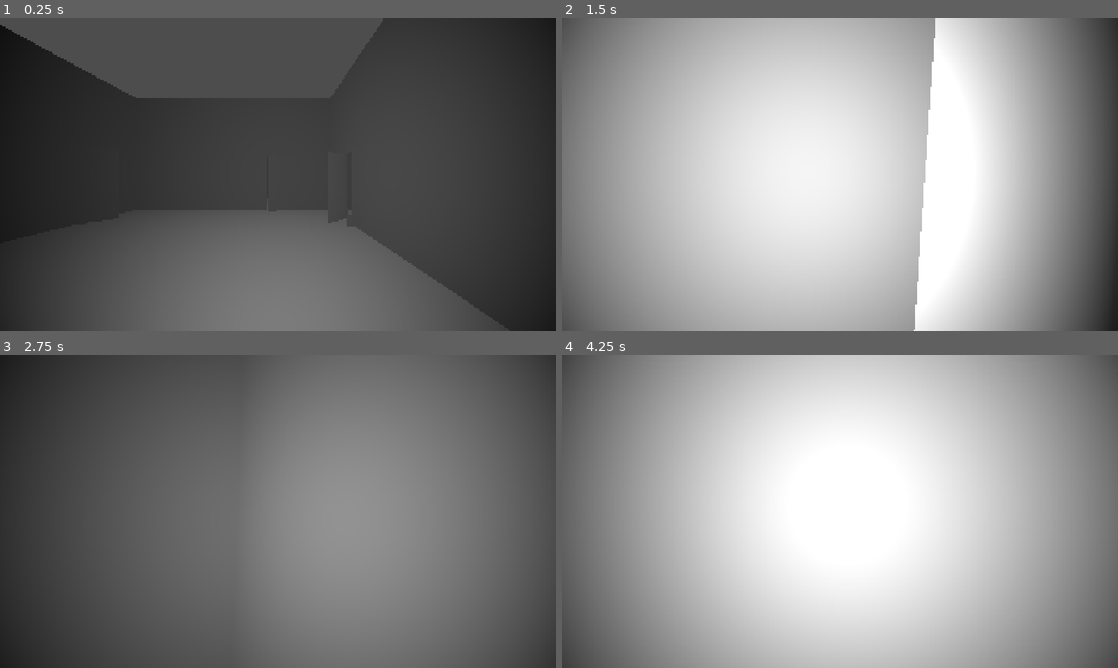
Above: before the commit, frames 1-4 (two rows, left to right).
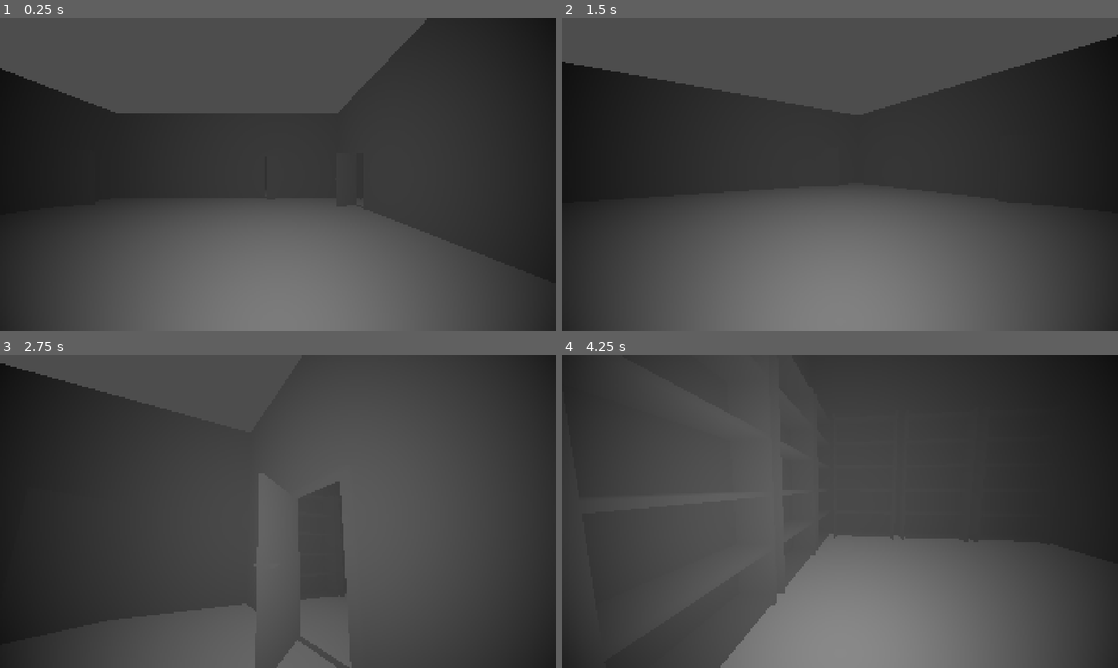
Above: after the commit, the same moments.

Repository: yuleedev/bandit-tails
Game: Godot game, scene res://Levels/main.tscn
Two runs of this game, one before a commit and one after it. Both use one fixed random seed, a clock stepped at 60 frames per second and the inputs below.
Inputs (mouse positions are in pixels of both pictures, inside the frame that each line leads up to):
- Up to frame 1 (0.25 s): no input
- Up to frame 2 (1.5 s): tap Enter at 0.5 s; move the mouse to (867, 174) at 0.52 s; hold W (up) from 0.53 s (still down); move the mouse to (812, 174) at 1.27 s
- Up to frame 3 (2.75 s): keep holding W (up); move the mouse to (289, 505) at 2.02 s
- Up to frame 4 (4.25 s): keep holding W (up); move the mouse to (834, 517) at 2.77 s; move the mouse to (878, 514) at 3.52 s

The runs differ from the first frame. In frame 1, 3.1% of the frame differs, in the area x 0-79%, y 0-85%; in frame 2, 97%; in frame 3, 74%; in frame 4, 100%, in the area x 0-100%, y 0-100%.

Commit message:
Update to use new map

Diff:
--- a/Levels/main.tscn
+++ b/Levels/main.tscn
@@ -10,7 +10,7 @@
 [node name="Main" type="Node3D"]
 
 [node name="Map" parent="." instance=ExtResource("1_oj8hd")]
-transform = Transform3D(0.6, 0, 0, 0, 0.6, 0, 0, 0, 0.6, 0, 0, 0)
+transform = Transform3D(0.4, 0, 0, 0, 0.4, 0, 0, 0, 0.4, 0, 0, 0)
 
 [node name="Player" type="CharacterBody3D" parent="."]
 script = ExtResource("2_gnif3")
--- a/project.godot
+++ b/project.godot
@@ -10,7 +10,7 @@
 
 [application]
 
-config/name="placeholder"
+config/name="heist game"
 run/main_scene="uid://rcpyya18rmci"
 config/features=PackedStringArray("4.4", "GL Compatibility")
 config/icon="res://icon.svg"
Binary file changed: Assets/Maps/test.glb
Not shown, changed: Assets/Maps/test.glb.import
Binary file removed: Levels/cosm.glb
Not shown: 1 places in Levels/main.tscn that only renumber resources
